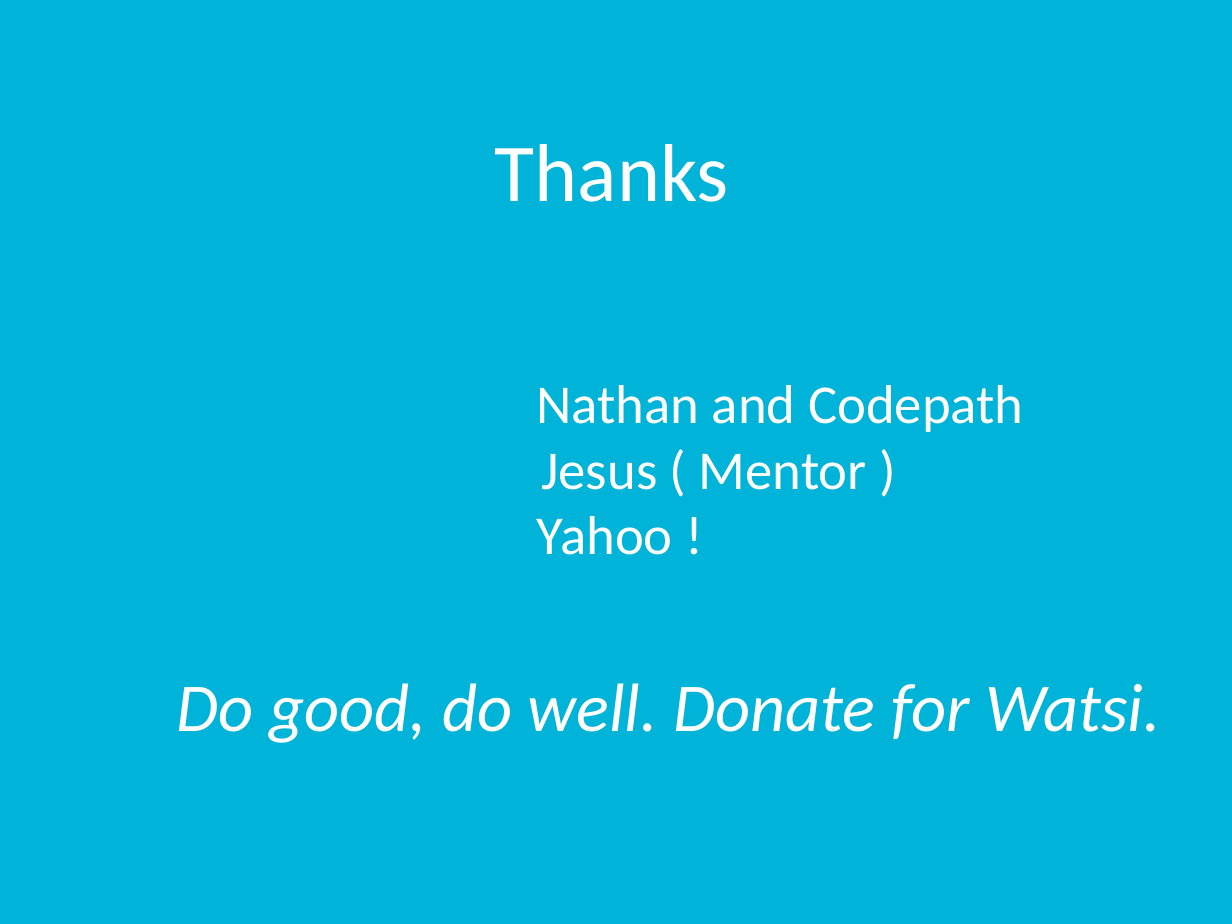
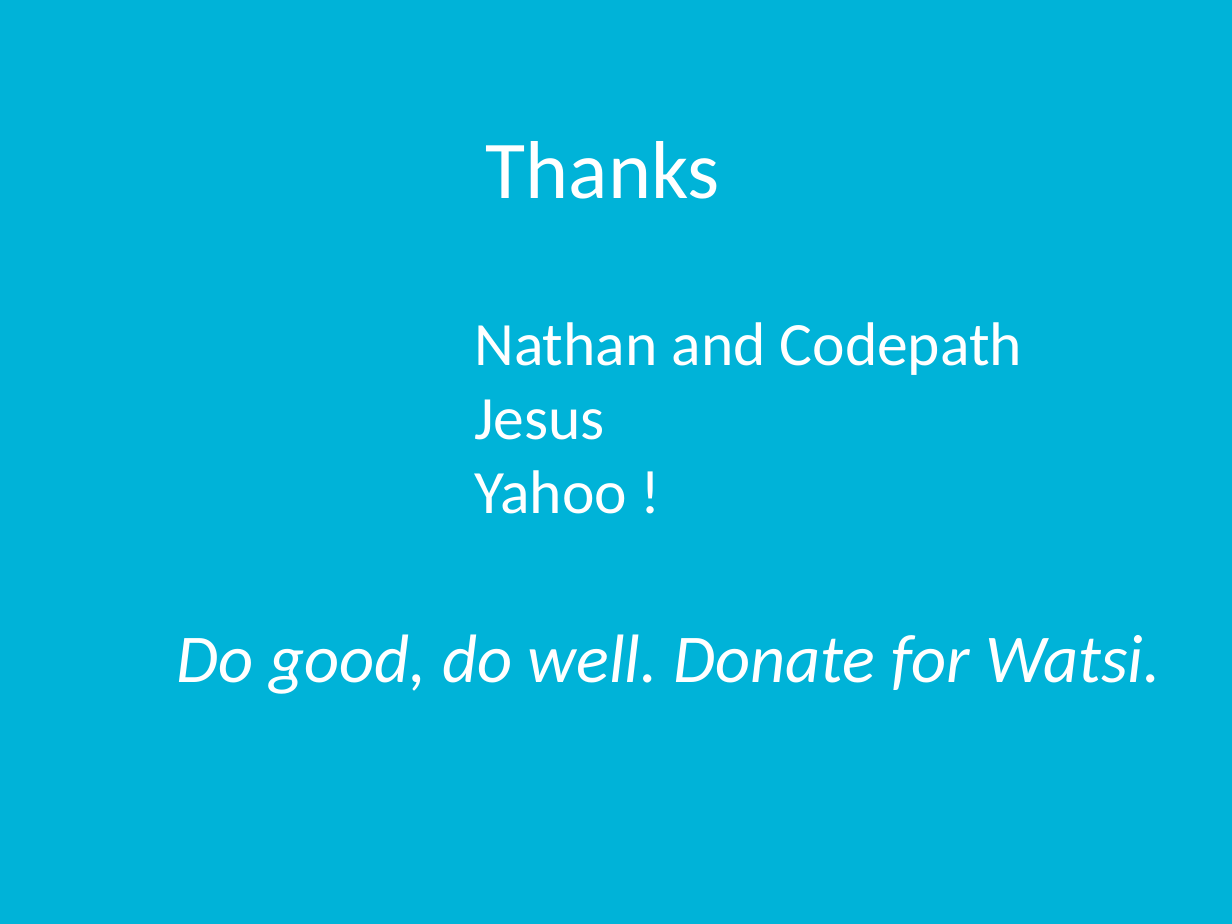
Before and after one commit to rutvijkumarshah/WatsiAndroidApp, a slide deck: slide 10 of docs/groupProject.pptx. Drawn at 1232x924 pixels with LibreOffice and Linux fonts; fonts in the diff are those of the drawing. Boxes give left, top, right and bottom in pixels: in the first picture for what was removed or moved away, otherwise in the second. Text is boxed around its words. In the diff, an @@ line names an element or a change of style, - is before the commit and + after.

```diff
--- a/docs/groupProject.pptx
+++ b/docs/groupProject.pptx
@@ text "Thanks": place and size @@
-text "Thanks" at bbox=[495, 144, 729, 202]
+text "Thanks" at bbox=[486, 141, 720, 199]
@@ text added at bbox=[474, 322, 1022, 514], 36 pt, text #FFFFFF @@
+Nathan and Codepath
+Jesus
+Yahoo !
@@ title at bbox=[177, 634, 1161, 694]: text changed; size 32 to 40 pt; italic on @@
-Nathan and Codepath
-Jesus ( Mentor )
-Yahoo !
-Do good, do well. Donate for Watsi.
+Do good, do well. Donate for Watsi.
```
Also in this commit, not shown: 5 other slides changed.
